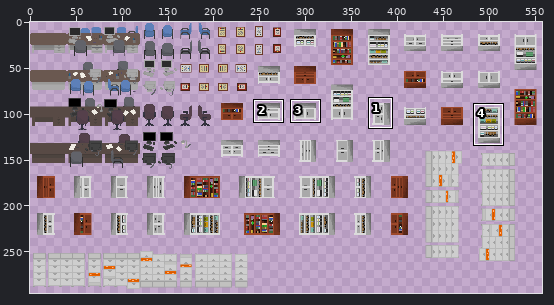
Two states of a sprite sheet, ProyectosSDL/HolaSDL/levels/TileSheet-ConsultasDespachos.png. The first picture is a wide view before the edit; the outline marks the close-up.
Close-up. The starting point:
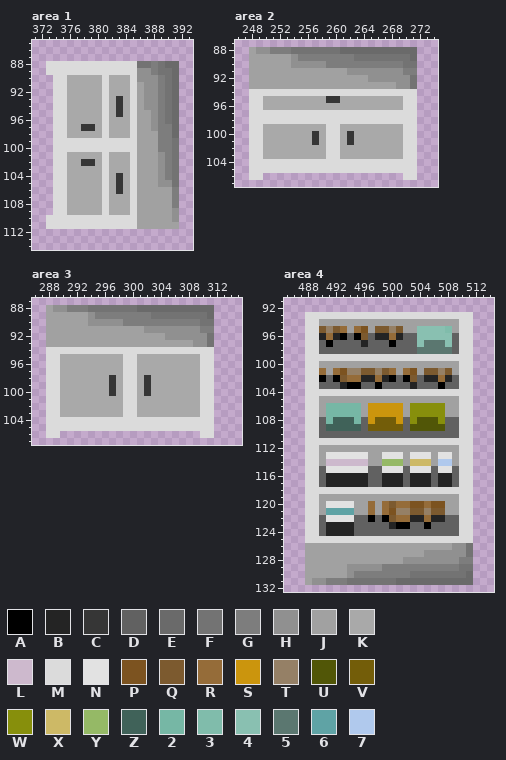
The file is 560x300 pixels. Colours within 5 levels of each other are drawn and written as one. Shown: area 1: x 371..393, y 85..114; area 2: x 246..274, y 87..107; area 3: x 286..315, y 87..107; area 4: x 485..514, y 91..132. The wide view leaves out empty margins. The commit also changed other parts of the picture, which this record leaves out.
Palette (. is transparent): A #000000  B #242424  C #363636  D #616161  E #6a6a6a  F #737373  G #7d7d7d  H #909090  J #a1a1a1  K #a9a9a9  L #cdb9cd  M #dbdbdb  N #e2e2e2  P #7c5320  Q #7c5a2f  R #956c39  S #cb950d  T #958066  U #515607  V #735d09  W #878f0c  X #cdb966  Y #95b966  Z #406259  2 #76b7a5  3 #80bcab  4 #89c0b1  5 #5b7770  6 #5fa3a5  7 #b0c9ed
Pixels before, area 1, first column x 373:
 88 MMMMMMMMMMMMMFFGFEE
 89 MMMMMMMMMMMMMHHGFFE
 90 .MMKKKKKMKKKMHHHGFE
 91 .MMKKKKKMKKKMJHHGFE
 92 .MMKKKKKMKKKMJHHGFE
 93 .MMKKKKKMKCKMJHHGFE
 94 .MMKKKKKMKCKMJHHGFE
 95 .MMKKKKKMKCKMJJHGFE
 96 .MMKKKKKMKKKMJJHGFE
 97 .MMKKCCKMKKKMJJHGGE
 98 .MMKKKKKMKKKMJJJGGE
 99 .MMMMMMMMMMMMJJJGGF
100 .MMMMMMMMMMMMJJJGGF
101 .MMKKKKKMKKKMJJJHGF
102 .MMKKCCKMKKKMJJJHGF
103 .MMKKKKKMKKKMJJJHGF
104 .MMKKKKKMKCKMJJJHGF
105 .MMKKKKKMKCKMJJJHHF
106 .MMKKKKKMKCKMJJJJJG
107 .MMKKKKKMKKKMJJJJJG
108 .MMKKKKKMKKKMJJJJJG
109 .MMKKKKKMKKKMJJJJJH
110 MMMMMMMMMMMMMJJJJJH
111 MMMMMMMMMMMMMJJJJJJ
Pixels before, area 2, first column x 248:
 88 JHHGGGFFFFFFFEEEEEEEEEEE
 89 JJJJJJHGGGGGGGGFFFFFFFFE
 90 JJJJJJHHHHHGGGGGGGGGGGFF
 91 JJJJJJJJJJJJJJHHHHHHHHGG
 92 JJJJJJJJJJJJJJJJJHHHHHHF
 93 JJJJJJJJJJJJJJJJJJJJJHHF
 94 MMMMMMMMMMMMMMMMMMMMMMMM
 95 MMKKKKKKKKKCCKKKKKKKKKMM
 96 MMKKKKKKKKKKKKKKKKKKKKMM
 97 MMMMMMMMMMMMMMMMMMMMMMMM
 98 MMMMMMMMMMMMMMMMMMMMMMMM
 99 MMKKKKKKKKKMMKKKKKKKKKMM
100 MMKKKKKKKCKMMKCKKKKKKKMM
101 MMKKKKKKKCKMMKCKKKKKKKMM
102 MMKKKKKKKKKMMKKKKKKKKKMM
103 MMKKKKKKKKKMMKKKKKKKKKMM
104 MMMMMMMMMMMMMMMMMMMMMMMM
105 MMMMMMMMMMMMMMMMMMMMMMMM
106 MM....................MM
Pixels before, area 3, first column x 288:
 88 JHHGGGFFFFFFFEEEEEEEEEEE
 89 JJJJJJHGGGGGGGGFFFFFFFFE
 90 JJJJJJHHHHHGGGGGGGGGGGFF
 91 JJJJJJJJJJJJJJHHHHHHHHGG
 92 JJJJJJJJJJJJJJJJJHHHHHHF
 93 JJJJJJJJJJJJJJJJJJJJJHHF
 94 MMMMMMMMMMMMMMMMMMMMMMMM
 95 MMKKKKKKKKKMMKKKKKKKKKMM
 96 MMKKKKKKKKKMMKKKKKKKKKMM
 97 MMKKKKKKKKKMMKKKKKKKKKMM
 98 MMKKKKKKKCKMMKCKKKKKKKMM
 99 MMKKKKKKKCKMMKCKKKKKKKMM
100 MMKKKKKKKCKMMKCKKKKKKKMM
101 MMKKKKKKKKKMMKKKKKKKKKMM
102 MMKKKKKKKKKMMKKKKKKKKKMM
103 MMKKKKKKKKKMMKKKKKKKKKMM
104 MMMMMMMMMMMMMMMMMMMMMMMM
105 MMMMMMMMMMMMMMMMMMMMMMMM
106 MM....................MM
Pixels before, area 4, first column x 488:
 93 MMMMMMMMMMMMMMMMMMMMMMMM
 94 MMJJJJJJJJJJJJJJJJJJJJMM
 95 MMQTQRJRPJQQTQJJ44443JMM
 96 MMBRBADAQDBBRBDD44444DMM
 97 MMDADDDDBDDDADDD45554DMM
 98 MMDDDDDDDDDDDDDD55555DMM
 99 MMMMMMMMMMMMMMMMMMMMMMMM
100 MMJJJJJJJJJJJJJJJJJJJJMM
101 MMRJRPTTQQTQRJRPJQQTQJMM
102 MMADAQRRBBRBADAQDBBRBDMM
103 MMDDDBAADDADDDDBDDDADDMM
104 MMMMMMMMMMMMMMMMMMMMMMMM
105 MMJJJJJJJJJJJJJJJJJJJJMM
106 MMJ22222JSSSSSJWWWWWJJMM
107 MMJ22222JSSSSSJWWWWWJJMM
108 MMD2ZZZ2DSVVVSDWUUUWDDMM
109 MMDZZZZZDVVVVVDUUUUUDDMM
110 MMDDDDDDDDDDDDDDDDDDDDMM
111 MMMMMMMMMMMMMMMMMMMMMMMM
112 MMJJJJJJJJJJJJJJJJJJJJMM
113 MMJNNNNNNJJNNNJNNNJNNJMM
114 MMJLLLLLLJJYYYJXXXJ77JMM
115 MMDNNNNNNDDNNNDNNNDNNDMM
116 MMDBBBBBBDDBBBDBBBDBBDMM
117 MMDBBBBBBDDBBBDBBBDBBDMM
118 MMMMMMMMMMMMMMMMMMMMMMMM
119 MMJJJJJJJJJJJJJJJJJJJJMM
120 MMJNNNNJJRJRQRRPPRPPJJMM
121 MMJ6666JJRJRPTTQQTQQJJMM
122 MMDNNNNDDADAQRRBBRBBDDMM
123 MMDBBBBDDDDDBAADDADDDDMM
124 MMDBBBBDDDDDDDDDDDDDDDMM
125 MMMMMMMMMMMMMMMMMMMMMMMM
126 JJJJJJJJJJJJJJJJJJJJJHHF
127 JJJJJJJJJJJJJJJJJHHHHHHF
128 JJJJJJJJJJJJJJHHHHHHHHGG
129 JJJJJJHHHHHGGGGGGGGGGGFF
130 JJJJJJHGGGGGGGGFFFFFFFFE
131 JHHGGGFFFFFFFEEEEEEEEEEE
The same view after the edit:
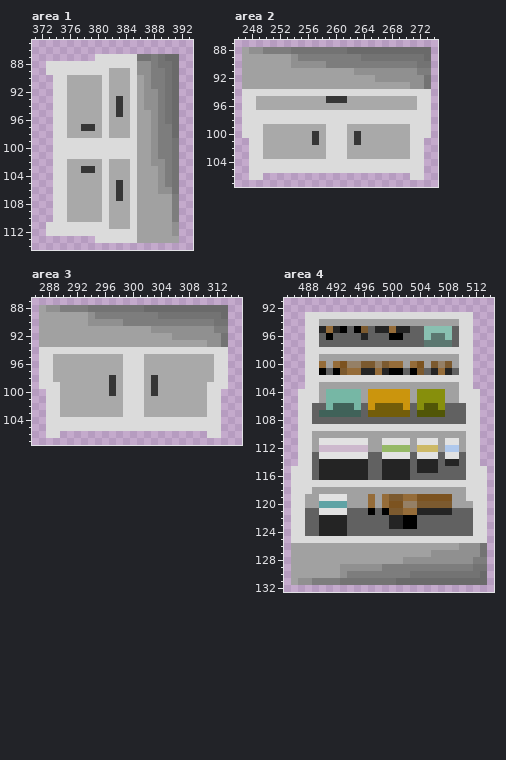
What changed:
Changed rows in their new state; - is an unchanged pixel.
Area 1:
first column x 380:
 87 MMMMMMFFGFEE
 88 ------HH--F-
 89 --KKK----G--
 90 ------J-G---
 91 --------G---
first column x 373:
 98 ---------------H---
 99 ---------------H---
100 ---------------H---
101 ---MMMMM-MMM---HG--
102 -----KK--------H---
103 -----CC------------
104 ----------K--------
105 -----------------G-
106 ----------------HHF
107 ----------C--------
109 ------------------G
110 .--KKKKK-KKK------G
111 ---------KKK------H
112 MMMMMMMMMMMMMJJJJJH
113 -------MMMMMMJJJJJJ
Area 2:
first column x 247:
 88 JH-G----------F----------EE
 89 J---------------G-------FFE
 90 J----------------------GGFF
 91 J--------------J-------HHGG
 92 J-----------------J-----HHF
 93 J---------------------JJHHF
 94 M------------------------MM
 95 M-K-----------C--------KKMM
 96 M-K--------------------KKMM
 97 M------------------------MM
 98 M------------------------MM
 99 M-------------M--------K-MM
100 M-------------MKC------K-MM
101 --------------MKC------K-M-
102 --------------M--------K-M-
103 --------------M--------K-M-
104 -------------------------M-
105 -------------------------M-
106 -----------------------.-M-
Area 3:
first column x 287:
 88 JH-G----------F----------EE
 89 J---------------G-------FFE
 90 J----------------------GGFF
 91 J--------------J-------HHGG
 92 J-----------------J-----HHF
 93 J---------------------JJHHF
 94 M------------------------MM
 95 M-K-----------M--------KKMM
 96 M-K-----------M--------KKMM
 97 M-K-----------M--------KKMM
 98 M-K-----------MKC------KKMM
 99 M-------------MKC------K-MM
100 --------------MKC------K-M-
101 --------------M--------K-M-
102 --------------M--------K-M-
103 --------------M--------K-M-
104 -------------------------M-
105 -------------------------M-
106 -----------------------.-M-
Area 4:
first column x 486:
 95 ----BRBADAQDBBRBBDD---4D----
 96 ----DADD-DB-DDAA--D-55------
 97 -----D----D---D---D---5-----
 98 ----MMMMMMMMMMMMMMMMMMMM----
 99 ----JJJJJJJJJJJJJJJJJJJJ----
100 ----R-RPTTQQTQRR-RP-QTQ-----
101 ----ADAQRRBBRBAADAQDBRBD----
102 ----MMMMMMMMMMMMMMMMMMMM----
103 ----JJJJJJJJJJJJJJJJJJJJ----
104 -M--J22222JSSSSSSJWWWWJJ--M-
105 -M---22222-SSSSSS-WWWW----M-
106 -M-DD-ZZZ-D-VVVVSD-UU-DDD-M-
107 -M-DZZZZZZDVVVVVVDUUUUDDD-M-
108 -M-D-DDDDD-DDDDD-DDDDD--D-M-
109 -M--MMMMMMMMMMMMMMMMMMMM--M-
110 -M-JJJJJJJJJJJJJJJJJJJJJJ-M-
111 -M-JNNNNNNNJJNNNNJNNNJNNJ-M-
112 -M-JLLLLLLL--YYYY-XXX-77J-M-
113 -M-DN------DD---ND--ND-ND-M-
114 -M-DBBBBBBBDDBBBBDBBBDBBD-M-
115 MM-DBBBBBBB--BBBBDBBBDD-D-MM
116 MM-DB-----------BDDD-DD-D-MM
117 MM--MMMMMMMMMMMMMMMMMMMM--MM
118 MM-JJJJJJJJJJJJJJJJJJJJJJ-MM
119 MMJJNNNN---R-RQQRRPPPPP-J-MM
120 MMJJ6666J-----PPTTQQQQQ-JJMM
121 MMDDNNNNDDDADAQQRRBBBBBDDDMM
122 MMDDBBBBD--D-DBBAADDDD--DDMM
123 MMDDB---D------B-A-D----DDMM
124 MMDDB---D---------------DDMM
125 MM------------------------MM
126 JJ---------------------J-HHF
127 JJ-----------------J-----HHF
128 JJ----------------------HHGG
129 JJ-----H----------------GGFF
130 JJ-----HG----------------FFE
131 JHHGG--F------------------EE
Boxes around the changes in both close-ups, in picture pixels (x1, y1, x2, y2):
changed: (95, 54, 179, 89)
changed: (46, 131, 179, 243)
changed: (242, 47, 270, 138)
changed: (340, 47, 431, 180)
changed: (39, 305, 67, 389)
changed: (137, 305, 228, 438)
changed: (291, 326, 487, 585)
